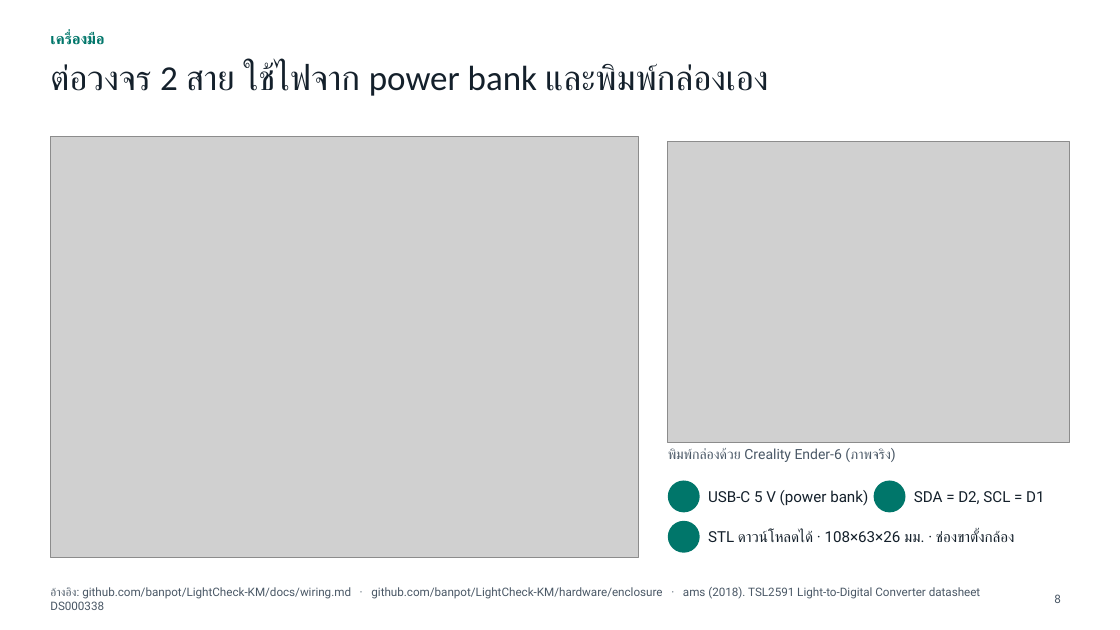
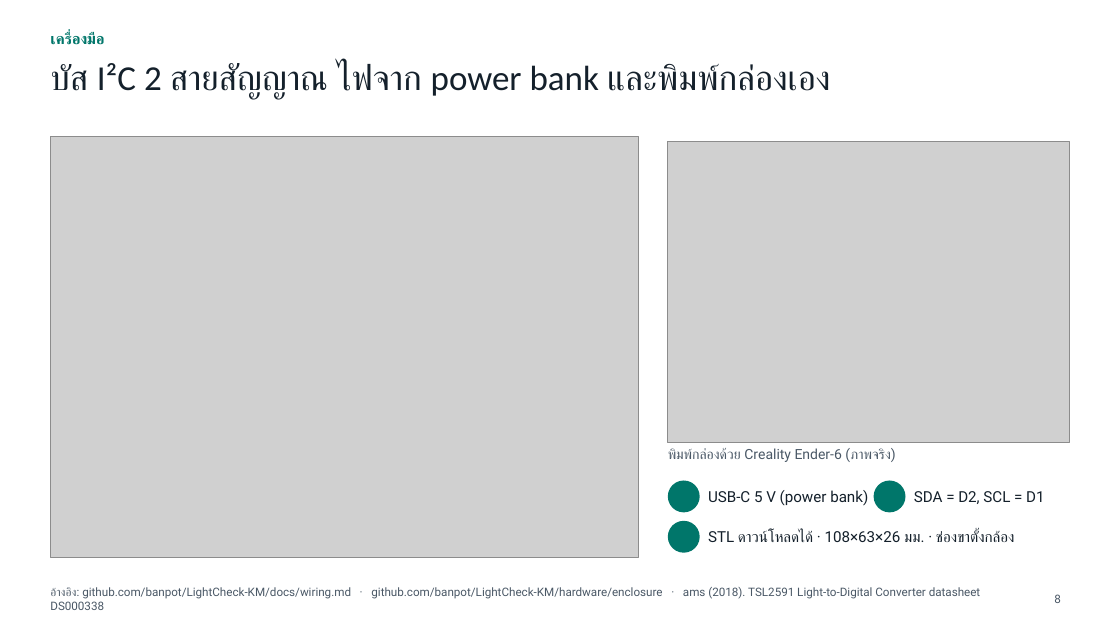
Before and after one commit to banpot/LightCheck-KM, a slide deck: slide 8 of presentation/LightCheck-KM_oral_KMDay2569.pptx. Drawn at 1120x630 pixels with LibreOffice and Linux fonts; fonts in the diff are those of the drawing; grey boxes stand for pictures; background and template pictures are left out. Boxes give left, top, right and bottom in pixels: in the first picture for what was removed or moved away, otherwise in the second. Text is boxed around its words. In the diff, an @@ line names an element or a change of style, - is before the commit and + after.

```diff
--- a/presentation/LightCheck-KM_oral_KMDay2569.pptx
+++ b/presentation/LightCheck-KM_oral_KMDay2569.pptx
@@ title at bbox=[50, 63, 830, 100]: text changed @@
-ต่อวงจร 2 สาย ใช้ไฟจาก power bank และพิมพ์กล่องเอง
+บัส I²C 2 สายสัญญาณ ไฟจาก power bank และพิมพ์กล่องเอง
```
Also in this commit, not shown: 11 other slides changed, 12 other files.
